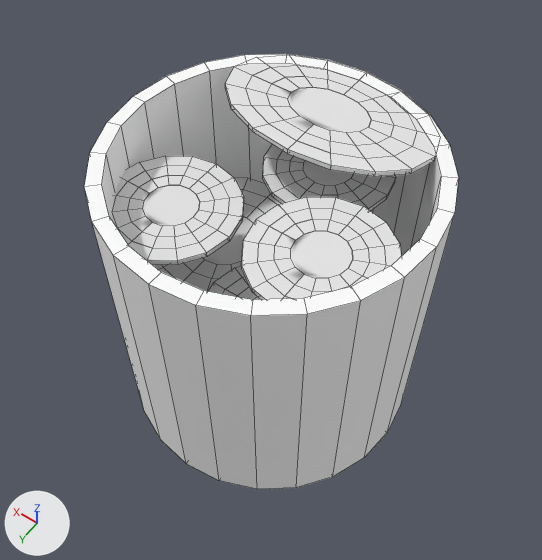
The FBX model DungeonCrawler/Assets/RawAssets/Factory/FactoryV3.fbx: old version first, new version second.
Both versions are drawn from a 50 mm lens placed at (-104.2, 146.2, 289.1), pointed at (0.0, 0.3, 59.8). Every picture has the same lights, and +X, +Y and +Z are marked at lower left. Mesh edges are drawn as thin lines. Where no turn or scale is listed for an object, it has been applied to the vertices. Vertices at the same position are counted once.

The scene before the commit, as lines of its bpy script (objects in view):
```python
ob_cylinder = bpy.data.objects.new('Cylinder', me_cylinder)
ob_cylinder.location = (0.0, 0.0, 0.0)
ob_cylinder.rotation_euler = (-1.571, 0.0, 0.0)  # degrees (-90, 0, 0)
ob_outercircle4 = bpy.data.objects.new('OuterCircle4', me_cylinder_001)
ob_outercircle4.location = (0.0, -34.3, 118.0)
ob_outercircle4_001 = bpy.data.objects.new('OuterCircle4.001', me_cylinder_026)
ob_outercircle4_001.location = (27.2, 20.8, 100.4)
ob_outercircle4_002 = bpy.data.objects.new('OuterCircle4.002', me_cylinder_027)
ob_outercircle4_002.location = (-1.8, -34.4, 91.5)
ob_outercircle4_003 = bpy.data.objects.new('OuterCircle4.003', me_cylinder_028)
ob_outercircle4_003.location = (-19.1, 26.4, 79.3)
ob_outercircle4_003.rotation_euler = (1.571, 0.0, 0.0)  # degrees (90, 0, 0)
ob_outercircle4_004 = bpy.data.objects.new('OuterCircle4.004', me_cylinder_007)
ob_outercircle4_004.location = (-30.0, 15.5, 109.0)
ob_outercircle4_005 = bpy.data.objects.new('OuterCircle4.005', me_cylinder_029)
ob_outercircle4_005.location = (22.4, -0.9, 66.4)
```
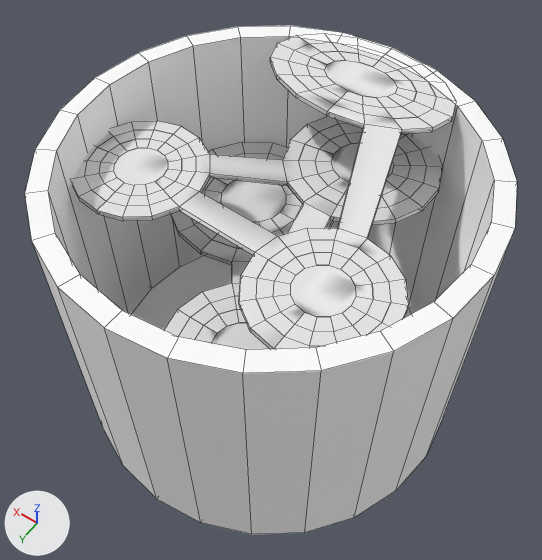
Commit message: UPD Factory

What differs and where, as boxes [x1, y1, x2, y2] in the pictures (542 x 560 px):
'Cylinder', rescaled (31% wider, 17% taller): before [84, 54, 459, 489]; after [25, 26, 517, 534]
'OuterCircle4.003', reshaped, moved, rescaled: before [209, 266, 260, 300]; after [72, 37, 455, 350]
'OuterCircle4', deleted: before [225, 63, 436, 177]
'OuterCircle4.004', deleted: before [241, 197, 401, 299]
'OuterCircle4.001', deleted: before [111, 156, 244, 265]
'OuterCircle4.002', deleted: before [263, 144, 396, 211]
'OuterCircle4.005', deleted: before [152, 177, 281, 291]
part 1 of me_cylinder_028, added: after [254, 212, 294, 233]
part 2 of me_cylinder_028, added: after [97, 37, 455, 349]
part 3 of me_cylinder_028, added: after [72, 116, 443, 233]
part 4 of me_cylinder_028, added: after [171, 142, 334, 283]

Patch to the scene script:
```diff
--- a/DungeonCrawler/Assets/RawAssets/Factory/FactoryV3.fbx.py
+++ b/DungeonCrawler/Assets/RawAssets/Factory/FactoryV3.fbx.py
@@ me_cylinder_028 @@
 # used by ob_outercircle4_003; location = (-19.1, 26.4, 79.3); rotation_euler = (1.571, 0.0, 0.0), in degrees (90, 0, 0)
-me_cylinder_028.from_pydata(...)  # 268 vertices, 236 faces; spans x -25.0..25.0, y 0.0..2.0, z -25.0..25.0
+me_cylinder_028.from_pydata(...)  # 1283 vertices, 1347 faces; spans x -40.1..82.8, y -12.9..40.7, z -25.0..107.8
+# me_cylinder_028 part 1: the loose piece of 20 vertices spanning x -14.8..0.0, y 0.0..2.0, z -14.8..0.0 is copied, and the copy is scaled about its middle by (1.23, 1, 1.23), then moved by (39.0, -12.9, 58.5); it spans x 22.5..40.8, y -12.9..-10.9, z 42.0..60.2
+# me_cylinder_028 part 2: a new loose piece of 401 vertices spanning x -40.1..58.9, y 21.1..40.7, z -9.6..107.8
+# me_cylinder_028 part 3: 394 vertices added at x -19.2..82.8, y 12.2..23.1, z 4.8..103.7
+# me_cylinder_028 part 4: 200 vertices added at x 10.0..71.6, y -12.9..-10.9, z 29.4..91.0
@@ ob_outercircle4_005 @@
-ob_outercircle4_005 = bpy.data.objects.new('OuterCircle4.005', me_cylinder_029)
-ob_outercircle4_005.location = (22.4, -0.9, 66.4)
@@ ob_outercircle4_002 @@
-ob_outercircle4_002 = bpy.data.objects.new('OuterCircle4.002', me_cylinder_027)
-ob_outercircle4_002.location = (-1.8, -34.4, 91.5)
@@ ob_outercircle4 @@
-ob_outercircle4 = bpy.data.objects.new('OuterCircle4', me_cylinder_001)
-ob_outercircle4.location = (0.0, -34.3, 118.0)
@@ ob_outercircle4_001 @@
-ob_outercircle4_001 = bpy.data.objects.new('OuterCircle4.001', me_cylinder_026)
-ob_outercircle4_001.location = (27.2, 20.8, 100.4)
@@ ob_outercircle4_004 @@
-ob_outercircle4_004 = bpy.data.objects.new('OuterCircle4.004', me_cylinder_007)
-ob_outercircle4_004.location = (-30.0, 15.5, 109.0)
@@ ob_cylinder @@
 ob_cylinder.rotation_euler = (-1.571, 0.0, 0.0)  # degrees (-90, 0, 0)
+ob_cylinder.scale = (1.31, 1.0, 1.31)
@@ ob_outercircle4_003 @@
 ob_outercircle4_003 = bpy.data.objects.new('OuterCircle4.003', me_cylinder_028)
-ob_outercircle4_003.location = (-19.1, 26.4, 79.3)
+ob_outercircle4_003.location = (-19.1, 42.7, 79.3)
 ob_outercircle4_003.rotation_euler = (1.571, 0.0, 0.0)  # degrees (90, 0, 0)
+ob_outercircle4_003.scale = (1.12, 1.0, 1.12)
```
